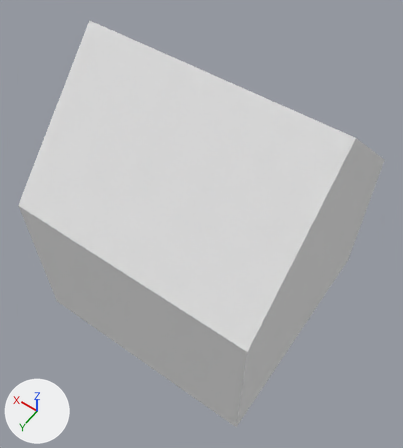
Two versions of the Blender file Assets/Models/house.blend, one commit apart.
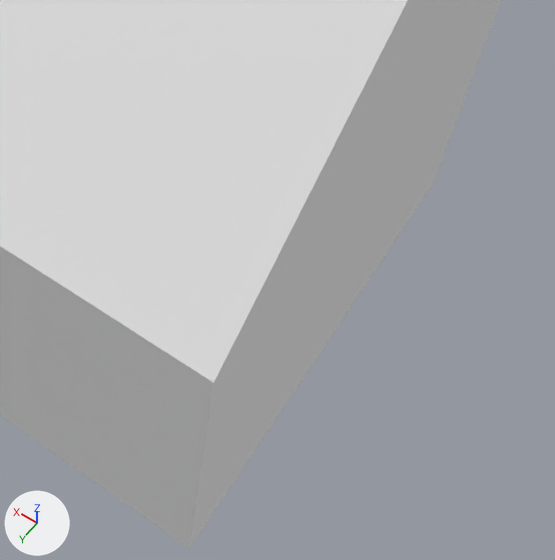
Old and new are each drawn whole from a 50 mm camera at (-0.702, 1.018, 1.97) aimed at (-0.024, 0.069, 0.479) and again close up on the part from 37% to 100% of the width and 40% to 97% of the height. Lighting does not change. The marker at lower left points along +X, +Y and +Z.
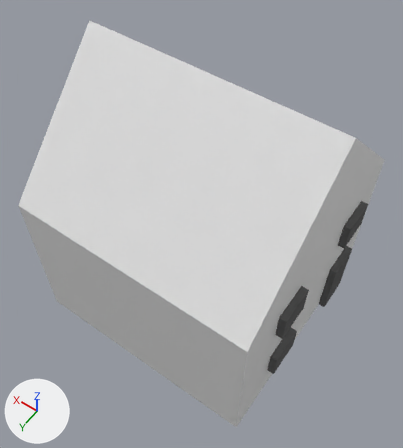
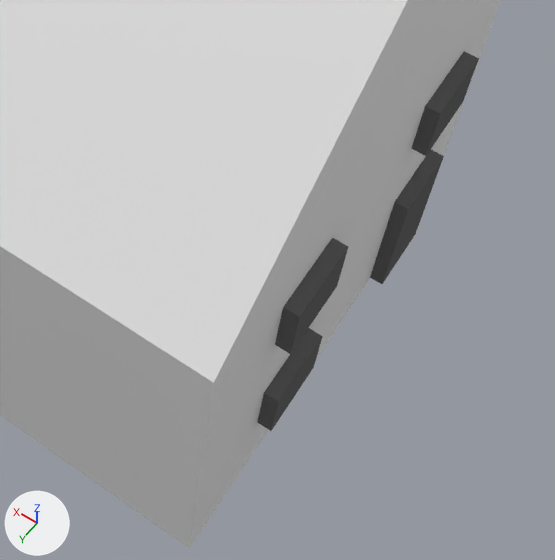
The newer file is also rescaled (x0.179), turned or shifted as a whole; pictures and numbers use the older file's frame.

Changed parts and their boxes [x1, y1, x2, y2] in the close-ups (555 x 560 px):
'Window-Top-Left', added: after [275, 238, 348, 354]
'Door', added: after [370, 149, 444, 284]
'Window-Top-Right', added: after [411, 51, 479, 156]
'Window-Bottom-Left', added: after [257, 328, 323, 431]

The change, as a list of edits to the scene's bpy script:
```text
Add mat_material_008:
    mat_material_008 = diffuse_material('Material.008')
    mat_material_008.base_color = (0.124, 0.124, 0.124)  # dark grey #636363
Add mat_material_007:
    mat_material_007 = diffuse_material('Material.007')
    mat_material_007.base_color = (0.124, 0.124, 0.124)  # dark grey #636363
Add mat_material_006:
    mat_material_006 = diffuse_material('Material.006')
    mat_material_006.base_color = (0.124, 0.124, 0.124)  # dark grey #636363
Add mat_material_001:
    mat_material_001 = diffuse_material('Material.001')
    mat_material_001.base_color = (0.124, 0.124, 0.124)  # dark grey #636363
Add me_cube_008:
    me_cube_008.from_pydata(...)  # a box spanning x 0.34..1.0, y -1.0..1.0, z 1.16..2.79
    me_cube_008.materials.append(mat_material_008)  # dark grey #636363
Add me_cube_007:
    me_cube_007.from_pydata(...)  # a box spanning x 0.34..1.0, y -1.0..1.0, z 1.16..2.79
    me_cube_007.materials.append(mat_material_007)  # dark grey #636363
Add me_cube_006:
    me_cube_006.from_pydata(...)  # a box spanning x 0.34..1.0, y -1.0..1.0, z 1.16..2.79
    me_cube_006.materials.append(mat_material_006)  # dark grey #636363
Add me_cube_005:
    me_cube_005.from_pydata(...)  # a box spanning x 0.34..1.0, y -1.0..1.0, z -1.0..2.79
    me_cube_005.materials.append(mat_material_001)  # dark grey #636363
Add ob_window_top_right:
    ob_window_top_right = bpy.data.objects.new('Window-Top-Right', me_cube_008)
    ob_window_top_right.location = (-0.477, -0.227, 0.347)
    ob_window_top_right.scale = (0.0657, 0.0657, 0.0657)
Add ob_window_top_left:
    ob_window_top_left = bpy.data.objects.new('Window-Top-Left', me_cube_007)
    ob_window_top_left.location = (-0.477, 0.185, 0.347)
    ob_window_top_left.scale = (0.0657, 0.0657, 0.0657)
Add ob_window_bottom_left:
    ob_window_bottom_left = bpy.data.objects.new('Window-Bottom-Left', me_cube_006)
    ob_window_bottom_left.location = (-0.477, 0.185, 0.085)
    ob_window_bottom_left.scale = (0.0657, 0.0657, 0.0657)
Add ob_door:
    ob_door = bpy.data.objects.new('Door', me_cube_005)
    ob_door.location = (-0.477, -0.232, 0.083)
    ob_door.scale = (0.0657, 0.0657, 0.0657)
```
